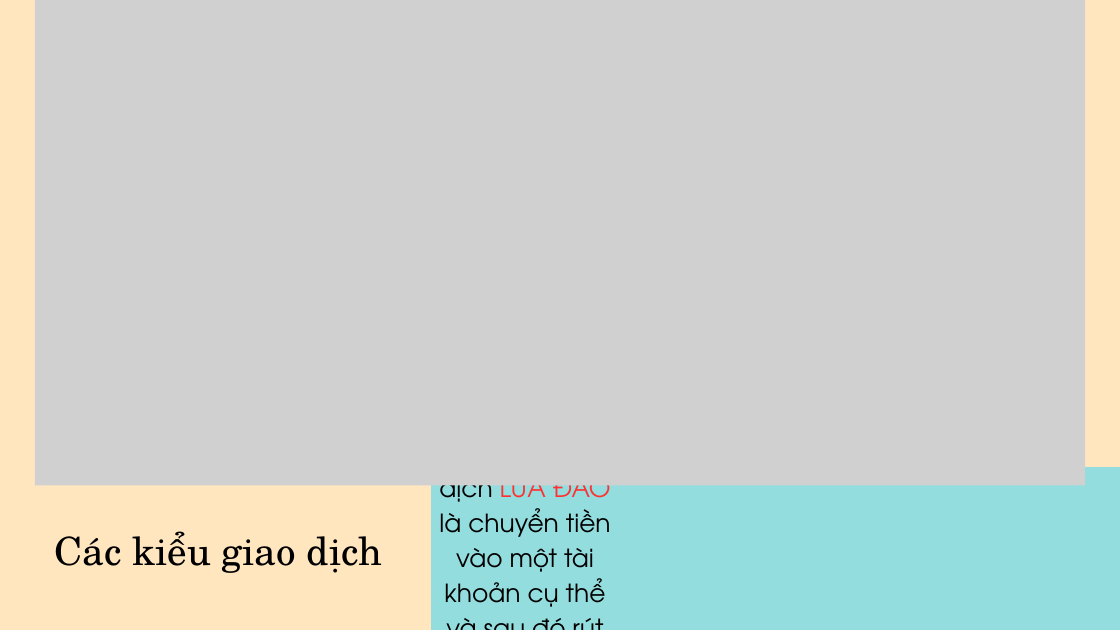
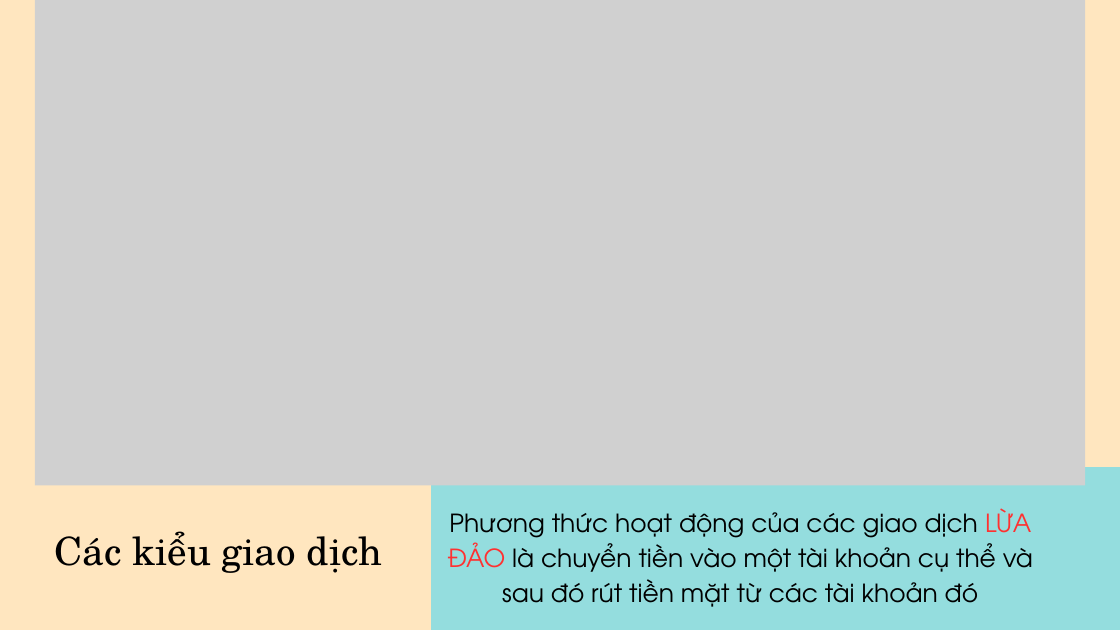
Before and after one commit to namlhhe153396/Financial-data-analytics-Fraud-Detection, a slide deck: slide 6 of Financial data analytics Fraud Detection.pptx. Drawn at 1120x630 pixels with LibreOffice and Linux fonts; fonts in the diff are those of the drawing; grey boxes stand for pictures. Boxes give left, top, right and bottom in pixels: in the first picture for what was removed or moved away, otherwise in the second. Text is boxed around its words. In the diff, an @@ line names an element or a change of style, - is before the commit and + after.

```diff
--- a/Financial data analytics Fraud Detection.pptx
+++ b/Financial data analytics Fraud Detection.pptx
@@ text "Phương thức hoạt động của ..." rewrapped from (x1=439, y1=471, x2=611, y2=607) to (x1=447, y1=508, x2=1033, y2=607) @@
```
Also in this commit, not shown: 2 other slides changed.
